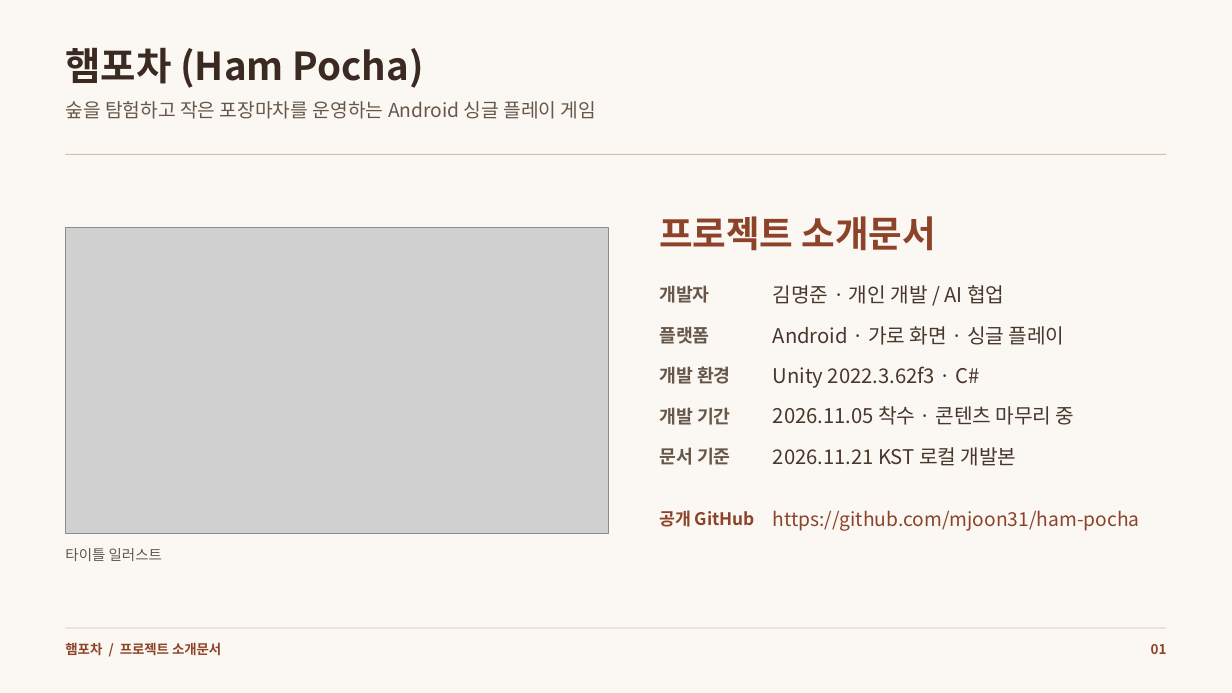
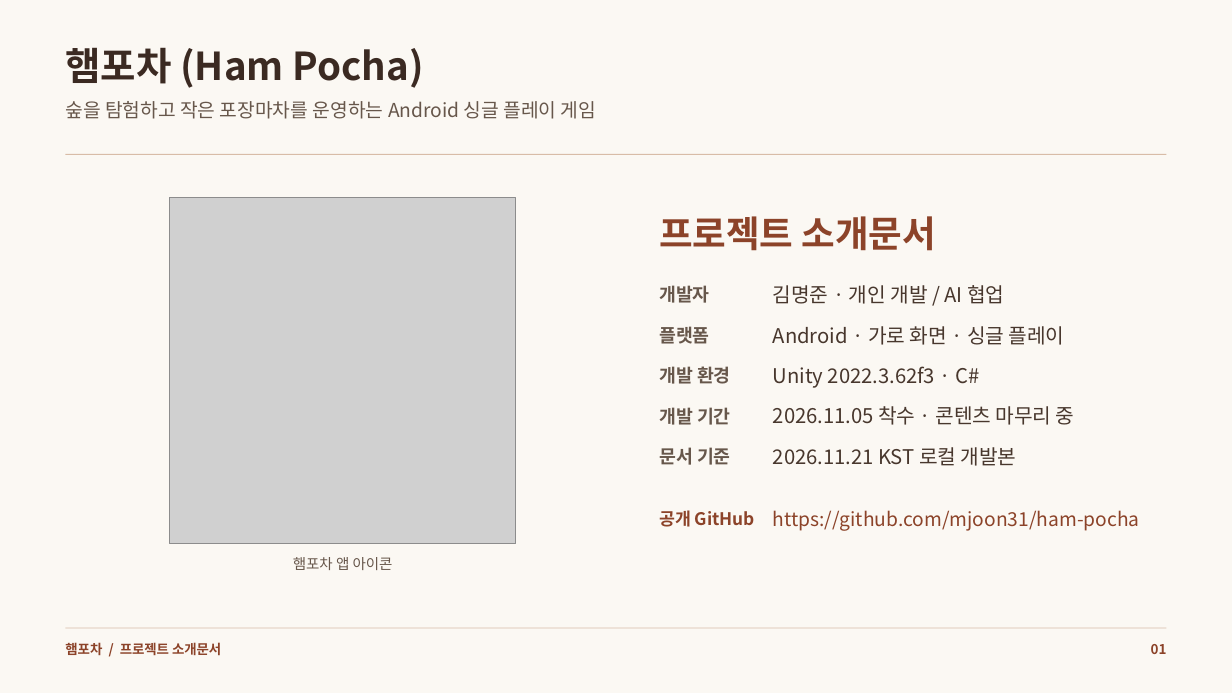
Before and after one commit to mjoon31/mjoon31, a slide deck: slide 1 of docs/assets/resources/ham-pocha/introduction.pptx. Drawn at 1232x693 pixels with LibreOffice and Linux fonts; fonts in the diff are those of the drawing; grey boxes stand for pictures. Boxes give left, top, right and bottom in pixels: in the first picture for what was removed or moved away, otherwise in the second. Text is boxed around its words. In the diff, an @@ line names an element or a change of style, - is before the commit and + after.

```diff
--- a/docs/assets/resources/ham-pocha/introduction.pptx
+++ b/docs/assets/resources/ham-pocha/introduction.pptx
@@ picture resized from (x1=66, y1=227, x2=609, y2=533) to (x1=169, y1=198, x2=516, y2=544) @@
@@ text at (x1=293, y1=557, x2=393, y2=570): text changed @@
-타이틀 일러스트
+햄포차 앱 아이콘
```
Also in this commit, not shown: 17 other files.
